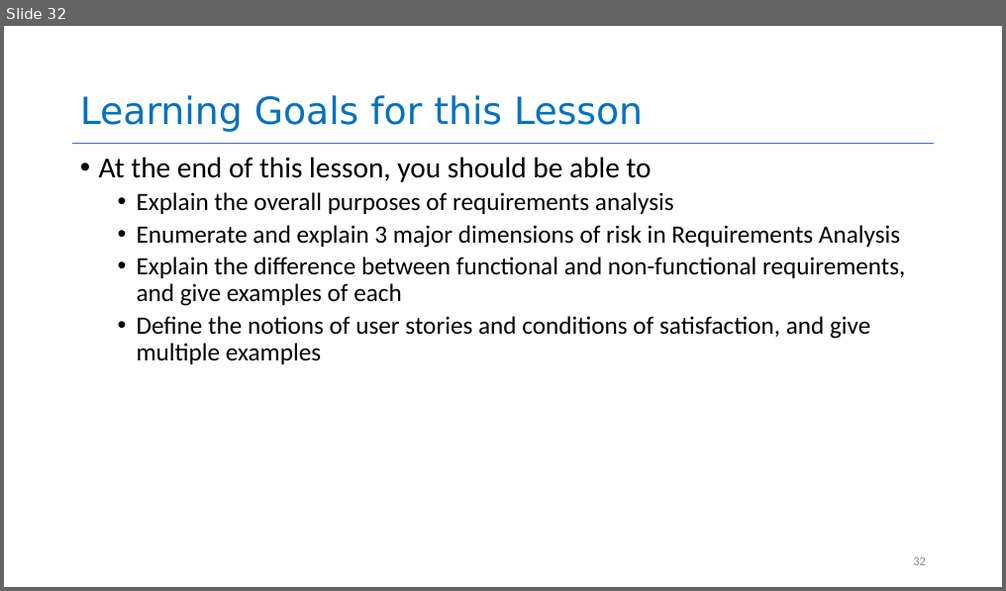
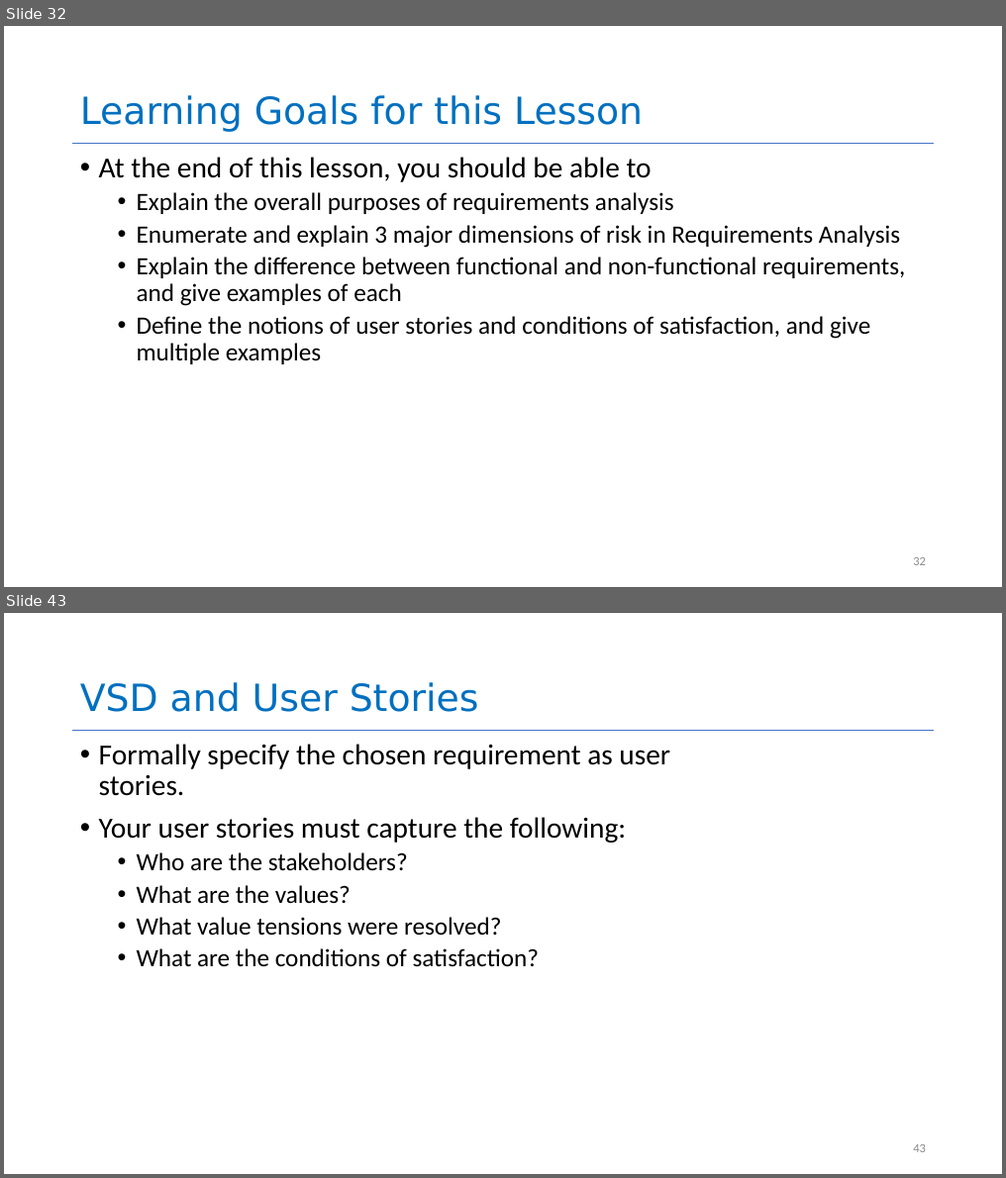
Before and after one commit to yashburshe/CS4530-Fall-2025, a slide deck: Slides/Module 01.2 Requirements Gathering.pptx. Shown one above the other, each under a label of ours: slide 32 before the commit, slides 32 and 43 after it; the slides between them are not shown. The pictures are 1006x591 and 1006x1178 pixels, drawn with LibreOffice and Linux fonts; fonts in the diff are those of the drawing. Boxes give left, top, right and bottom in pixels: in the first picture for what was removed or moved away, otherwise in the second. Text is boxed around its words. In the diff, an @@ line names an element or a change of style, - is before the commit and + after.

```diff
--- a/Slides/Module 01.2 Requirements Gathering.pptx
+++ b/Slides/Module 01.2 Requirements Gathering.pptx
@@ slide 43 added at [4,613,1002,1174], background #FFFFFF; not listed: 1 template element that a slide beside it also shows @@
@@ title added at [80,682,479,712], 36 pt, text #0070C0 @@
+VSD and User Stories
@@ text added at [99,744,670,967], 24 pt, text #000000 @@
+• Formally specify the chosen requirement as user stories.
+• Your user stories must capture the following:
+  • Who are the stakeholders?
+  • What are the values?
+  • What value tensions were resolved?
+  • What are the conditions of satisfaction?
@@ page number added at [913,1145,926,1153], 12 pt, text #8C8C8C @@
+43
```
Also in this commit, not shown: 10 other slides added, 1 other file.
